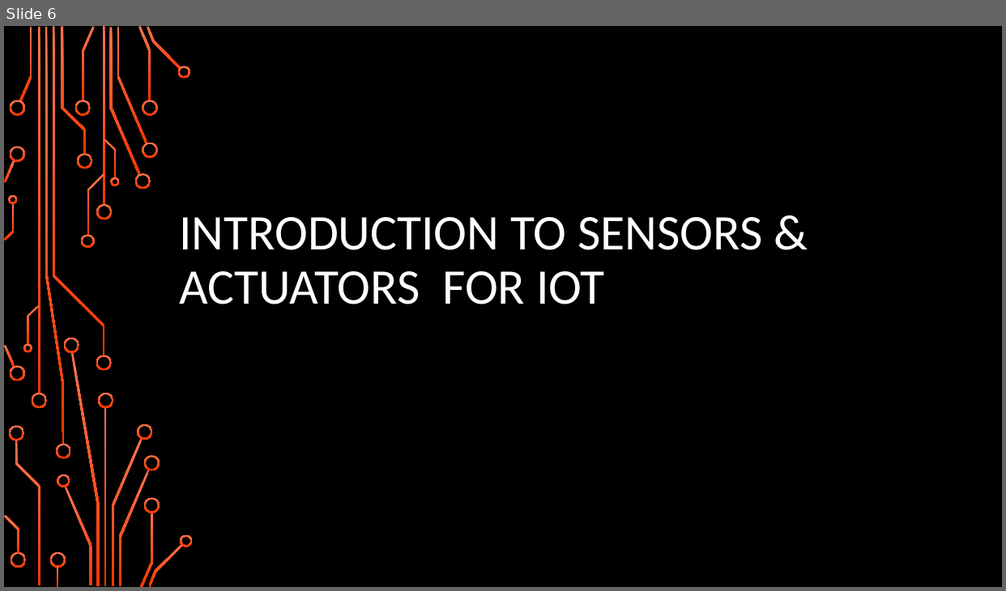
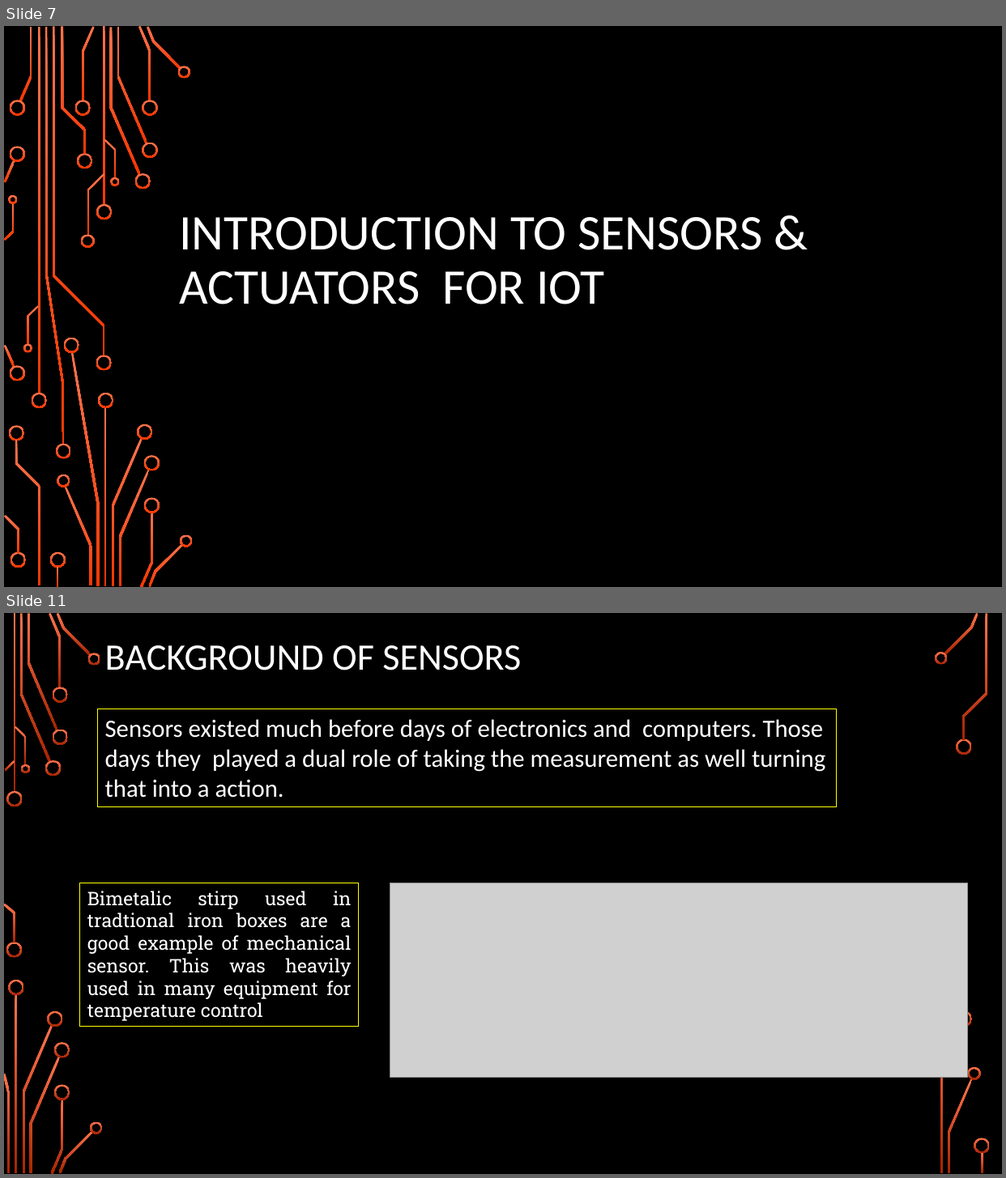
Before and after one commit to girishsukukumar/IoTWorkshop, a slide deck: Module-2.pptx. Shown one above the other, each under a label of ours: slide 6 before the commit, slides 7 and 11 after it; the slides between them are not shown. The pictures are 1006x591 and 1006x1178 pixels, drawn with LibreOffice and Linux fonts; fonts in the diff are those of the drawing; grey boxes stand for pictures; background and template pictures are left out. Boxes give left, top, right and bottom in pixels: in the first picture for what was removed or moved away, otherwise in the second. Text is boxed around its words. In the diff, an @@ line names an element or a change of style, - is before the commit and + after.

```diff
--- a/Module-2.pptx
+++ b/Module-2.pptx
@@ slide 11 added at <box>4,613,1002,1174</box>, background picture (left out) @@
@@ title added at <box>105,645,521,671</box>, 36 pt, text #FFFFFF @@
+BACKGROUND OF SENSORS
@@ rectangle added at <box>98,709,837,807</box>, outline #FFFF00 0.75 pt, 24 pt, text #FFFFFF @@
+Sensors existed much before days of electronics and computers. Those days they played a dual role of taking the measurement as well turning that into a action.
@@ rectangle added at <box>79,884,358,1027</box>, outline #FFFF00 0.75 pt, 18 pt, text #FFFFFF @@
+Bimetalic stirp used in tradtional iron boxes are a good example of mechanical sensor. This was heavily used in many equipment for temperature control
@@ picture added at <box>390,884,967,1077</box> @@
@@ group added at <box>4,613,990,1174</box>: 33 freeform shapes, 3 rectangles @@
@@ what was slide 6 is now slide 7 @@
```
Also in this commit, not shown: 6 slides changed, 16 other slides added.
